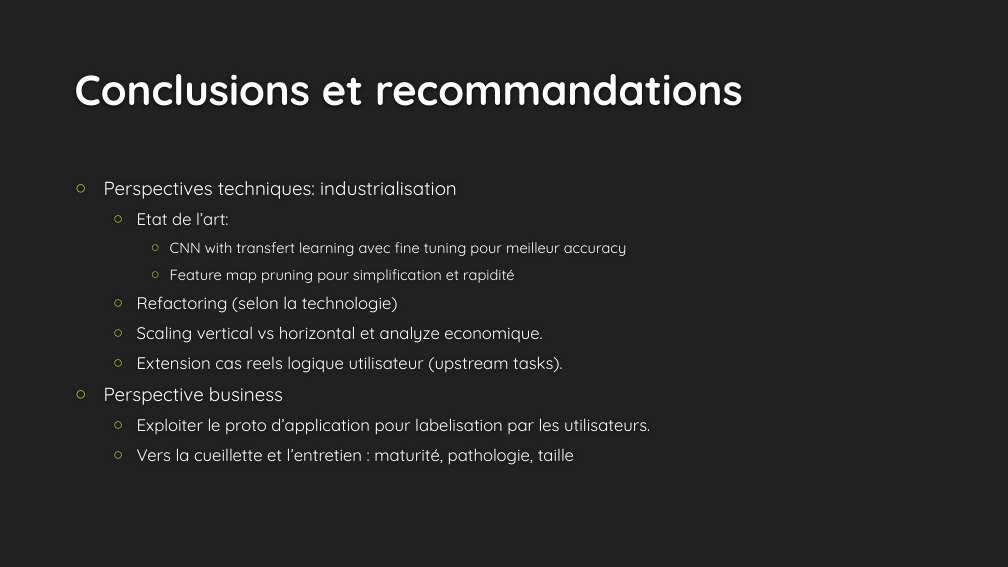
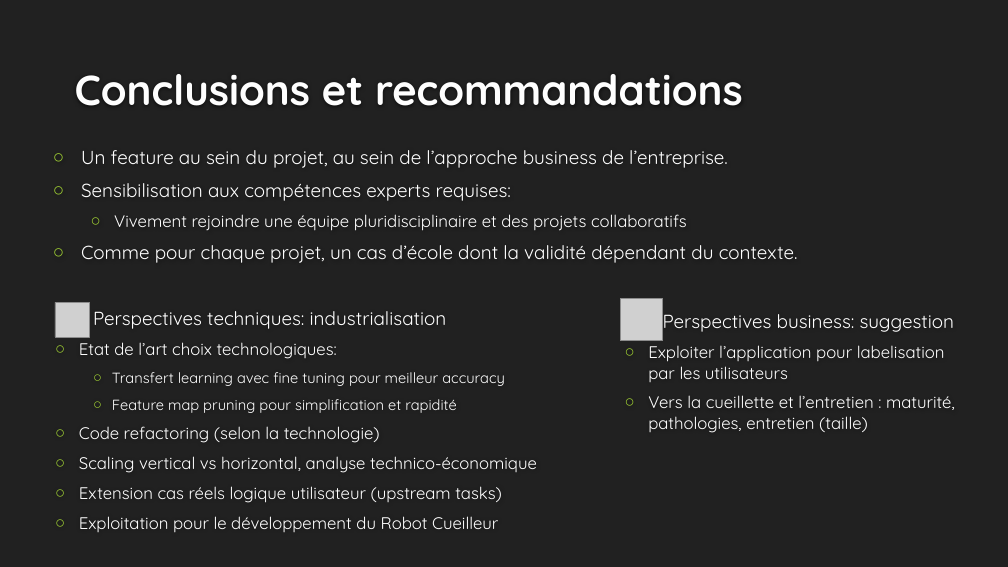
Before and after one commit to EtienneLardeur/P8_FruitsRecognition, a slide deck: slide 9 of P8_Big_Data.pptx. Drawn at 1008x567 pixels with LibreOffice and Linux fonts; fonts in the diff are those of the drawing; grey boxes stand for pictures; background and template pictures are left out. Boxes give left, top, right and bottom in pixels: in the first picture for what was removed or moved away, otherwise in the second. Text is boxed around its words. In the diff, an @@ line names an element or a change of style, - is before the commit and + after.

Commit message:
Update P8_Big_Data.pptx
notion de collaboratif Data, et perspectives techniques (parallélisation)

```diff
--- a/P8_Big_Data.pptx
+++ b/P8_Big_Data.pptx
@@ text added at <box>81,150,798,263</box>, 18 pt, text #FFFFFF @@
+○ Un feature au sein du projet, au sein de l’approche business de l’entreprise.
+○ Sensibilisation aux compétences experts requises:
+  ○ Vivement rejoindre une équipe pluridisciplinaire et des projets collaboratifs
+○ Comme pour chaque projet, un cas d’école dont la validité dépendant du contexte.
@@ text removed at <box>104,181,650,465</box> @@
-○ Perspectives techniques: industrialisation
-  ○ Etat de l’art:
-    ○ CNN with transfert learning avec fine tuning pour meilleur accuracy
-    ○ Feature map pruning pour simplification et rapidité
-  ○ Refactoring (selon la technologie)
-  ○ Scaling vertical vs horizontal et analyze economique.
-  ○ Extension cas reels logique utilisateur (upstream tasks).
-○ Perspective business
-  ○ Exploiter le proto d’application pour labelisation par les utilisateurs.
-  ○ Vers la cueillette et l’entretien : maturité, pathologie, taille
@@ picture added at <box>620,299,662,341</box> @@
@@ picture added at <box>55,302,90,337</box> @@
@@ text added at <box>79,311,537,532</box>, 16 pt, text #FFFFFF @@
+Perspectives techniques: industrialisation
+  ○ Etat de l’art choix technologiques:
+    ○ Transfert learning avec fine tuning pour meilleur accuracy
+    ○ Feature map pruning pour simplification et rapidité
+  ○ Code refactoring (selon la technologie)
+  ○ Scaling vertical vs horizontal, analyse technico-économique
+  ○ Extension cas réels logique utilisateur (upstream tasks)
+  ○ Exploitation pour le développement du Robot Cueilleur
@@ text added at <box>648,314,955,433</box>, 16 pt, text #FFFFFF @@
+Perspectives business: suggestion
+  ○ Exploiter l’application pour labelisation par les utilisateurs
+  ○ Vers la cueillette et l’entretien : maturité, pathologies, entretien (taille)
```
Also in this commit, not shown: 6 other slides changed.
